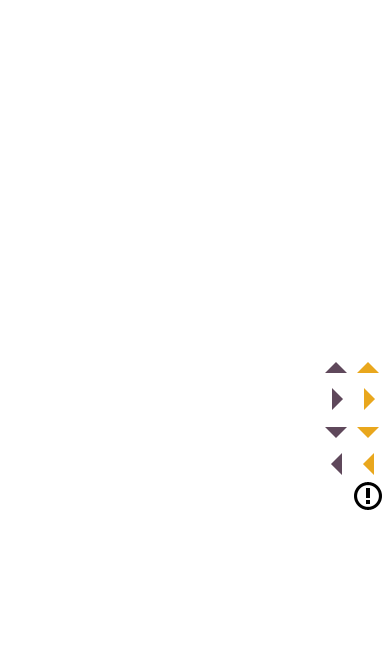
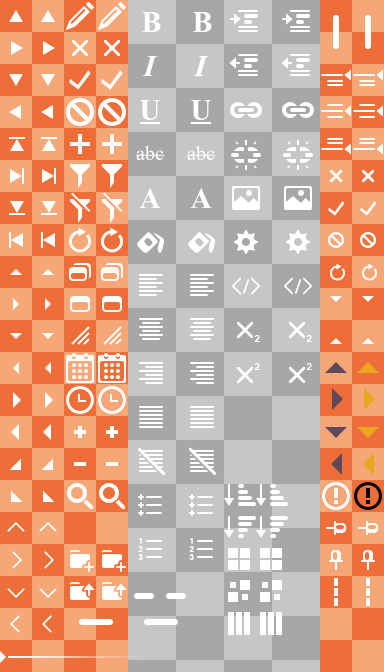
Layer changes from the first 384 x 672 image to the second:
added layer "toolbar drag hover" in group "Widgets 2 copy" over box(366, 586, 370, 598)
added layer "toolbar drag" in group "Widgets 2" over box(334, 586, 338, 598)
showed "Layer 5 copy" over box(224, 0, 320, 672)
showed "Layer 5" over box(128, 0, 224, 672)
showed "Layer 4" over box(0, 0, 384, 672)
